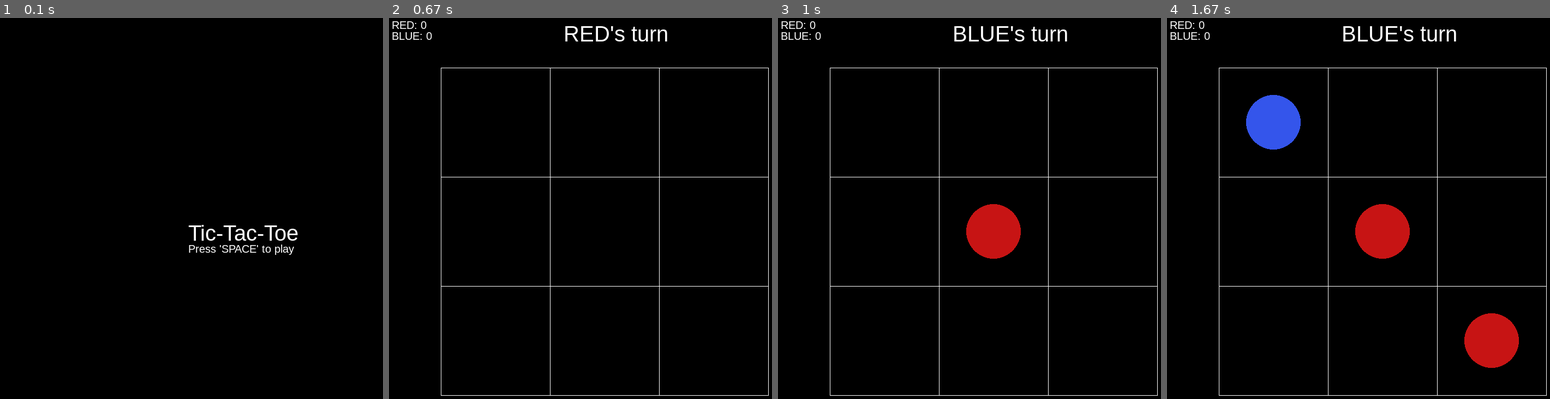
Above: before the commit, frames 1-4 (left to right).
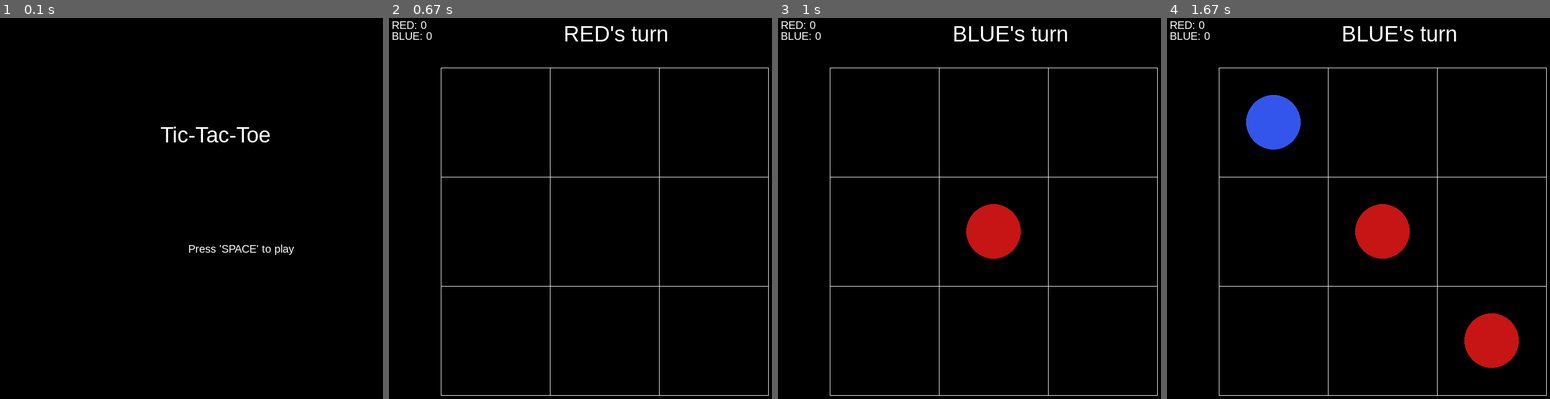
Above: after the commit, the same moments.

Repository: etooley77/PyGame-Tic-Tac-Toe
Game: pygame game, started from main.py
Same seed, same stepped clock (60 frames per second), same inputs: the game is played once before the commit and once after it.
Inputs (mouse positions are in pixels of both pictures, inside the frame that each line leads up to):
- Up to frame 1 (0.1 s): no input
- Up to frame 2 (0.67 s): tap Space at 0.33 s
- Up to frame 3 (1 s): click (996, 261) at 0.72 s
- Up to frame 4 (1.67 s): click (1247, 166) at 1.05 s; click (1542, 383) at 1.38 s

The runs differ from the first frame. In frame 1, 0.7% of the frame differs, in the area x 42-78%, y 28-59%; in frame 2, nothing differs; in frame 3, nothing differs; in frame 4, nothing differs.

Commit message:
Create separate function for drawing screen elements on the home screen

Diff:
--- a/game.py
+++ b/game.py
@@ -45,7 +45,23 @@
         self.game_won = False
         self.winner = ""
 
+    #
     # Screen functions
+    #
+
+    # Draw the screen
+    def draw_start_screen_frame(self):
+        # Fill the screen with black
+        self.screen.fill(BLACK)
+
+        # Title
+        title = self.font40.render(f"Tic-Tac-Toe", True, WHITE)
+        self.screen.blit(title, ((screen_width / 2) - (title.get_width() / 2), screen_height / 2  - screen_height / 4))
+
+        instuctions = self.font20.render(f"Press 'SPACE' to play", True, WHITE)
+        self.screen.blit(instuctions, (screen_width / 2 - 50, screen_height / 2 + 20))
+
+    # Start screen loop
     def start_screen(self):
         for event in pygame.event.get():
             # Handle quit event
@@ -57,15 +73,7 @@
                 if event.key == pygame.K_SPACE:
                     self.game_started = True
 
-        # Fill the screen with black
-        self.screen.fill(BLACK)
-
-        # Title
-        title = self.font40.render(f"Tic-Tac-Toe", True, WHITE)
-        self.screen.blit(title, (screen_width / 2 - 50, screen_height / 2 - 20))
-
-        instuctions = self.font20.render(f"Press 'SPACE' to play", True, WHITE)
-        self.screen.blit(instuctions, (screen_width / 2 - 50, screen_height / 2 + 20))
+        self.draw_start_screen_frame()
 
         # Update the display
         pygame.display.flip()
@@ -197,9 +205,6 @@
                     self.game_won = False
                     self.winner = ""
 
-                    # Rerun the game
-                    self.run()
-
         # Clear the screen
         self.screen.fill(BLACK)
 
@@ -228,3 +233,6 @@
         # When a player has won
         while self.game_won and self.game_started:
             self.win_screen()
+
+        # Rerun the game
+        self.run()
